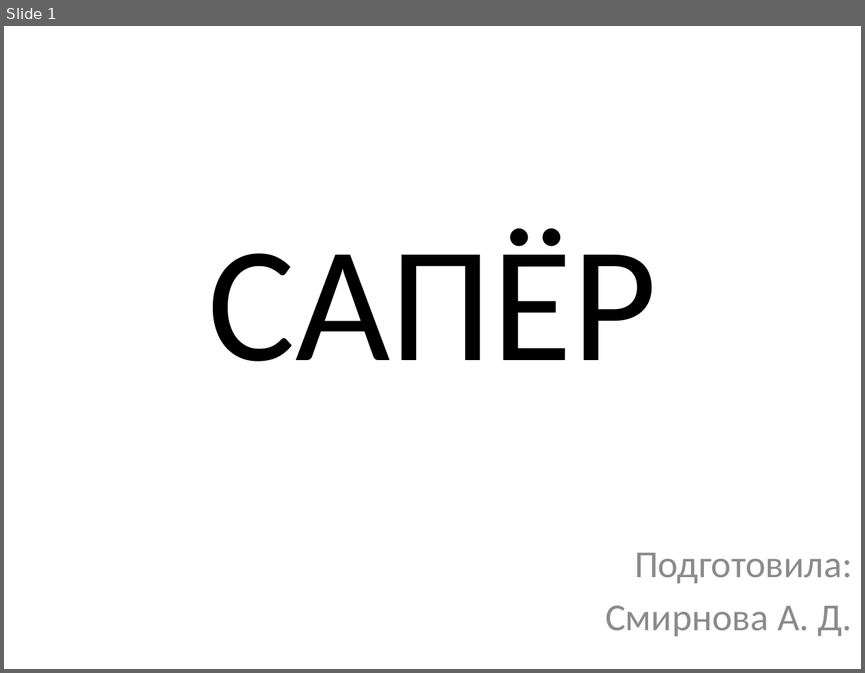
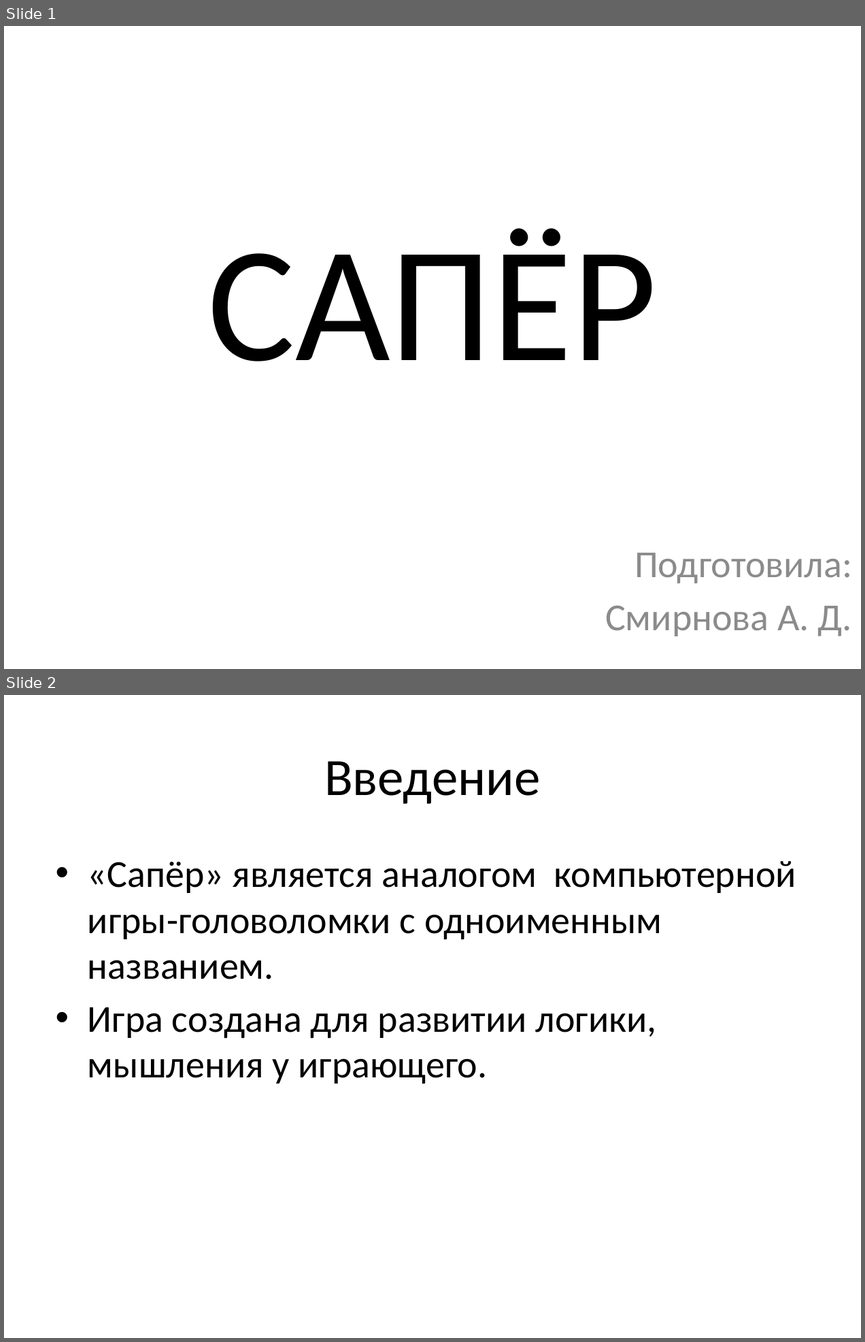
Before and after one commit to alinasmir60/Saper, a slide deck: САПЁР.pptx. Shown one above the other, each under a label of ours: slide 1 before the commit, slides 1 and 2 after it. The pictures are 865x673 and 865x1342 pixels, drawn with LibreOffice and Linux fonts; fonts in the diff are those of the drawing. Boxes give left, top, right and bottom in pixels: in the first picture for what was removed or moved away, otherwise in the second. Text is boxed around its words. In the diff, an @@ line names an element or a change of style, - is before the commit and + after.

```diff
--- a/САПЁР.pptx
+++ b/САПЁР.pptx
@@ slide 2 added at (4, 695, 861, 1338), background #FFFFFF @@
@@ title added at (324, 761, 540, 804), 44 pt, text #000000 @@
+Введение
@@ text added at (88, 861, 796, 1084), 32 pt, text #000000 @@
+• «Сапёр» является аналогом компьютерной игры-головоломки с одноименным названием.
+• Игра создана для развитии логики, мышления у играющего.
```
Also in this commit, not shown: 5 other slides added, 2 slides removed, 3 other files.
